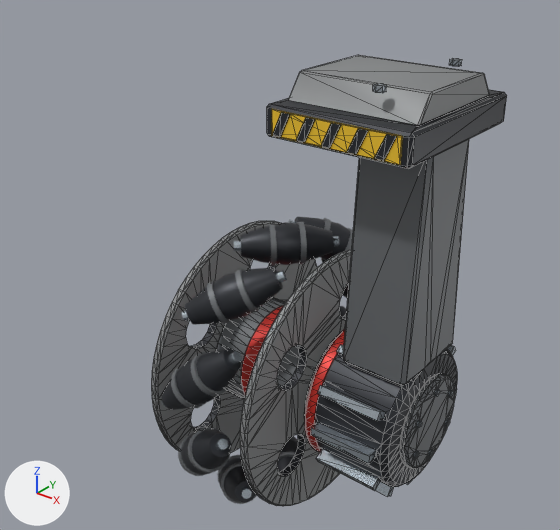
The glTF model Tools/ModelFactory/R4Movement940/R4M_OmniDrive/R4M_OmniDrive.glb, before and after one commit.
Camera for both pictures: a 50 mm camera at (0.649, -0.827, 0.468) aimed at (-0.017, 0.005, -0.048). Arrows for +X, +Y and +Z are at lower left; the lights stay in place. The first picture is the older version. Mesh edges are drawn as thin lines on the coarser meshes. Where no turn or scale is listed for an object, it has been applied to the vertices. Vertices at exactly the same position are counted once.

In view in the first picture: 'R4M_OmniDrive_Hub', 'R4M_OmniDrive_MotorPod', 'R4M_OmniDrive_Roller_01', 'R4M_OmniDrive_Roller_02', 'R4M_OmniDrive_Roller_03', 'R4M_OmniDrive_Roller_04', 'R4M_OmniDrive_Roller_09', 'R4M_OmniDrive_Roller_10' and 3 more.
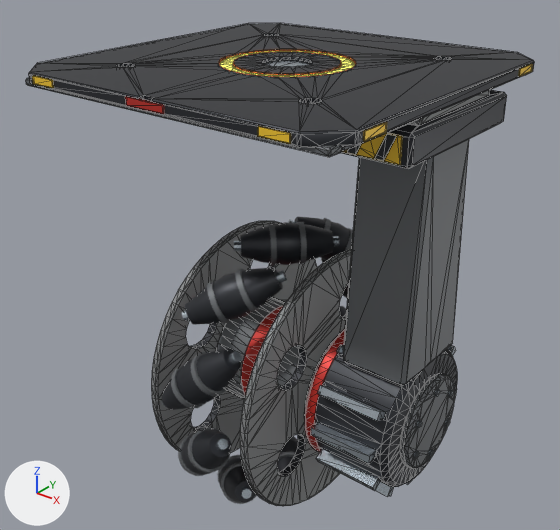
Boxes [x1, y1, x2, y2] around the edits, measured in the pictures (560 x 530 px):
'R4M_OmniDrive_MotorPod', reshaped (111% wider, 7% taller): before [267, 55, 507, 497]; after [26, 23, 534, 497]
part 1 of me_r4m_omnidrive_motorpod, added: after [264, 60, 310, 67]
part 2 of me_r4m_omnidrive_motorpod, added: after [219, 51, 355, 77]
part 3 of me_r4m_omnidrive_motorpod, deleted: before [449, 58, 462, 67]
part 4 of me_r4m_omnidrive_motorpod, deleted: before [373, 83, 387, 93]
part 5 of me_r4m_omnidrive_motorpod, built on: before [289, 55, 490, 125]; after [26, 23, 534, 157]

Edits to the bpy script that builds the scene:
```text
Add mat_energy_hot:
    mat_energy_hot = principled_material('Energy_Hot')
    mat_energy_hot.base_color = (1.0, 0.38, 0.06)  # orange #ffa645
    mat_energy_hot.roughness = 0.25
    mat_energy_hot.emission_color = (1.0, 0.22, 0.02)  # orange #ff8127
    mat_energy_hot.emission_strength = 3.5
Change me_r4m_omnidrive_motorpod:
    used by ob_r4m_omnidrive_motorpod; location = (0.0, 0.0, 0.0)
    remove me_r4m_omnidrive_motorpod.from_pydata(...)  # 804 vertices, 1592 faces; spans x 0.06..0.266, y -0.123..0.122, z -0.33..0.273
    add me_r4m_omnidrive_motorpod.from_pydata(...)  # 1472 vertices, 2916 faces; spans x -0.256..0.266, y -0.256..0.256, z -0.33..0.26
    me_r4m_omnidrive_motorpod part 1: a new loose piece, a 24-sided cylinder along z spanning x -0.0325..0.0325, y -0.0325..0.0325, z 0.2538..0.256, in mat_steel_light (light grey #c4ced7)
    me_r4m_omnidrive_motorpod part 2: a new loose piece of 96 vertices spanning x -0.09..0.09, y -0.09..0.09, z 0.256..0.258, in mat_energy_hot (orange #ffa645, glowing orange #ff8127)
    me_r4m_omnidrive_motorpod part 3: the loose piece of 12 vertices spanning x 0.194..0.206, y 0.083..0.098, z 0.266..0.273 is deleted
    me_r4m_omnidrive_motorpod part 4: the loose piece of 12 vertices spanning x 0.194..0.206, y -0.098..-0.083, z 0.266..0.273 is deleted
    me_r4m_omnidrive_motorpod part 5: 3 vertices moved from x 0.07..0.25, y -0.066..0.064, z 0.266 to x 0.07..0.25, y -0.083..0.081, z 0.244; 9 vertices removed from x 0.072..0.252, y -0.066..0.066, z 0.266..0.268; 509 vertices added at x -0.256..0.256, y -0.256..0.256, z 0.237..0.26
    other edits to the shape of me_r4m_omnidrive_motorpod do not show in these pictures
    add me_r4m_omnidrive_motorpod.materials.append(mat_energy_hot)  # orange #ffa645, glowing orange #ff8127
```
